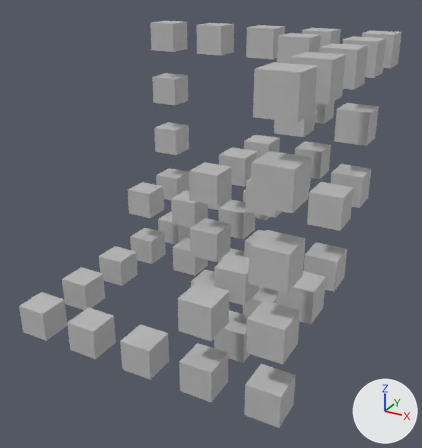
The FBX model restructure_model.fbx as it was, and as the next commit left it.
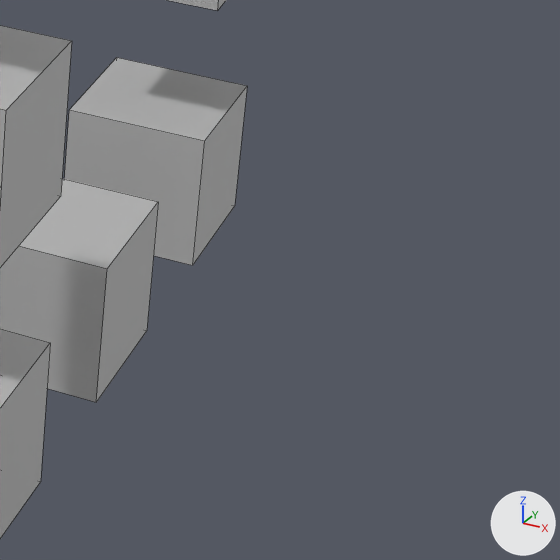
There are two pictures of each version: one whole from a camera (50 mm lens) standing at (0.362, -2.064, 1.14) and looking at (-0.49, -0.515, 0.365), one close up on the part from 68% to 100% of the width and 51% to 81% of the height. The axes (+X, +Y, +Z) are drawn at lower right. The lights are the same throughout. The close-ups show mesh edges as thin lines. Where no turn or scale is listed for an object, it has been applied to the vertices.

Script lines for the objects in view, before the commit:
```python
me_mesh_021 = bpy.data.meshes.new('Mesh.021')
me_mesh_021.from_pydata(...)  # a box spanning x -0.05..0.05, y -0.05..0.05, z -0.05..0.05
me_mesh_021.materials.append(mat_lambert1)  # grey #bcbcbc
me_mesh_024 = bpy.data.meshes.new('Mesh.024')
me_mesh_024.from_pydata(...)  # a box spanning x -0.05..0.05, y -0.05..0.05, z -0.05..0.05
me_mesh_024.materials.append(mat_lambert1)  # grey #bcbcbc
me_mesh_042 = bpy.data.meshes.new('Mesh.042')
me_mesh_042.from_pydata(...)  # a box spanning x -0.05..0.05, y -0.05..0.05, z -0.05..0.05
me_mesh_042.materials.append(mat_lambert1)  # grey #bcbcbc
ob_box_12 = bpy.data.objects.new('box_12', me_mesh_024)
ob_box_12.location = (-0.1, -0.7, 0.3)
ob_box_3 = bpy.data.objects.new('box_3', me_mesh_021)
ob_box_3.location = (-0.1, -0.5, 0.3)
ob_box_43 = bpy.data.objects.new('box_43', me_mesh_042)
ob_box_43.location = (-0.1, -0.9, 0.5)
# also in view: 'box_15' at (-0.1, -0.9, 0.3)
```
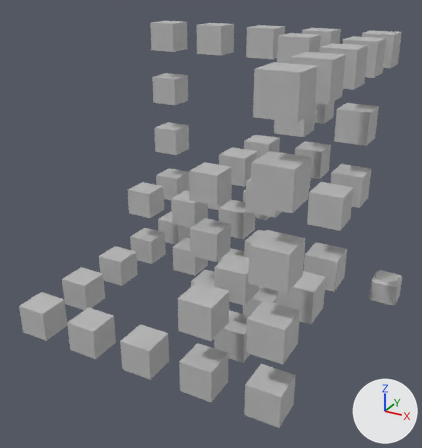
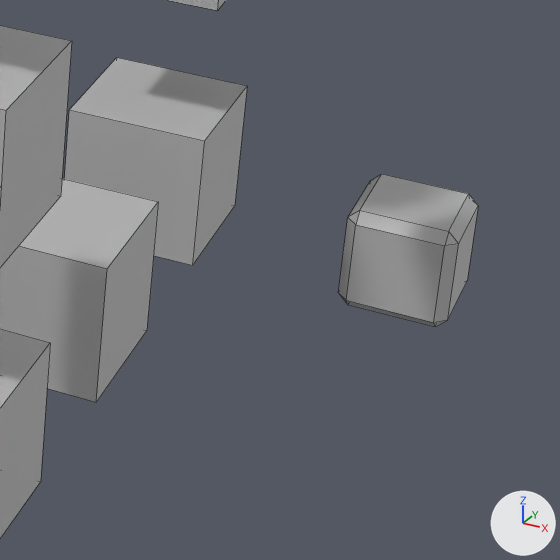
Commit message: added some detail to the unit template model

Changed parts and their boxes (x1, y1, x2, y2) in the close-ups (560 x 560 px):
'unit', added: after (338, 174, 478, 327)

The change in detail:
Material 'phong1' (mat_phong1) is new.
Its base color is (0.5, 0.5, 0.5) (grey #bcbcbc).
Its roughness is 0.553.
Mesh me_mesh_052 is new.
It has 24 vertices, 26 faces and spans x -0.05..0.05, y -0.05..0.05, z -0.05..0.05.
It uses material mat_phong1 (grey #bcbcbc).
Object 'unit' (ob_unit) is new; it shows me_mesh_052.
Its location is (0.0, 0.0, 0.0).
